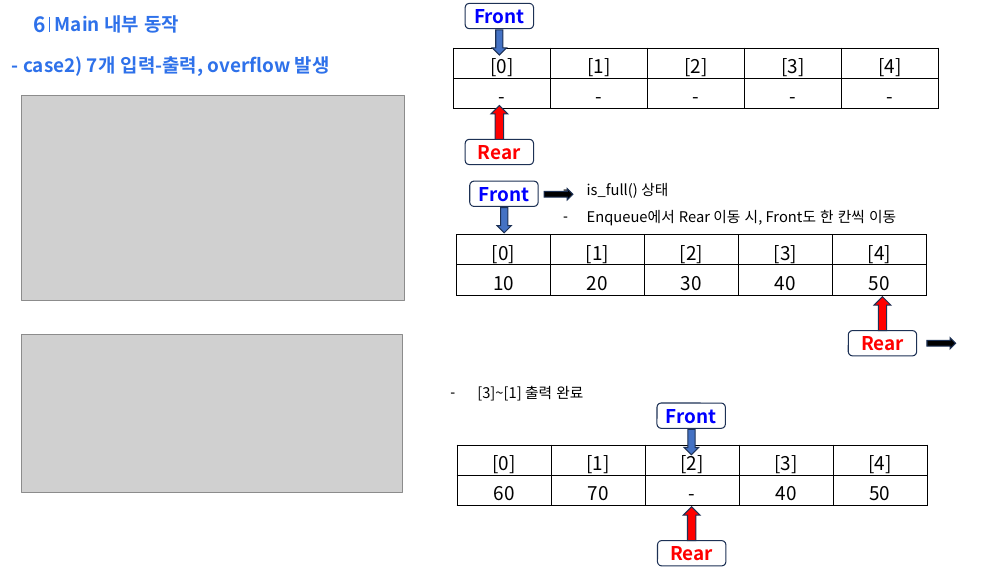
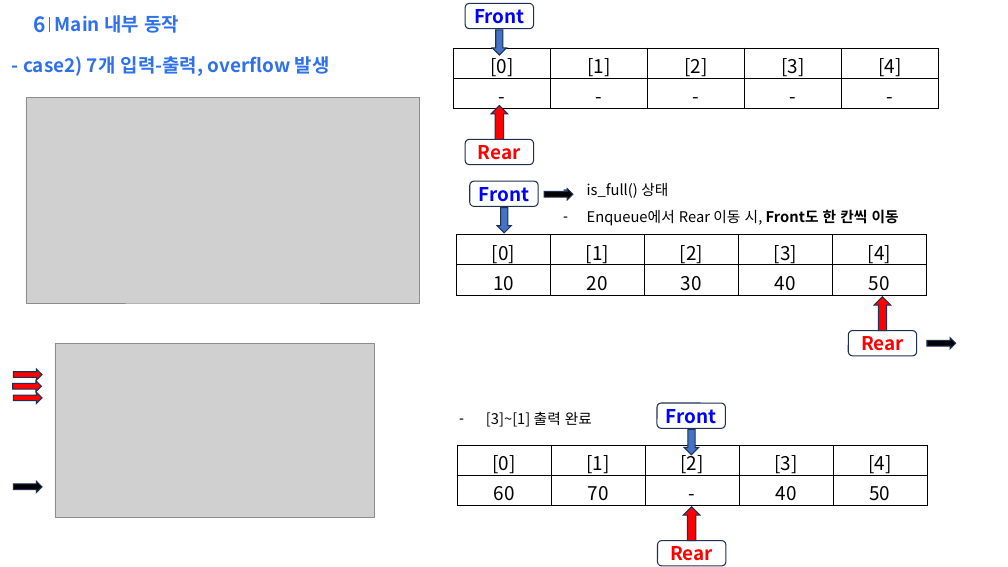
Before and after one commit to qfe051/L412_SelfTest_1_19, a slide deck: slide 11 of 21_c_study/example/ring_buf/ring_buffer.pptx. Drawn at 1008x567 pixels with LibreOffice and Linux fonts; fonts in the diff are those of the drawing; grey boxes stand for pictures; background and template pictures are left out. Boxes give left, top, right and bottom in pixels: in the first picture for what was removed or moved away, otherwise in the second. Text is boxed around its words. In the diff, an @@ line names an element or a change of style, - is before the commit and + after.

```diff
--- a/21_c_study/example/ring_buf/ring_buffer.pptx
+++ b/21_c_study/example/ring_buf/ring_buffer.pptx
@@ picture: place and size @@
-picture at [22,95,405,300]
+picture at [26,97,420,302]
@@ text at [587,209,899,226]: bold on in "Front도 한 칸씩 이동" @@
@@ picture: place and size @@
-picture at [22,335,403,492]
+picture at [55,343,374,517]
@@ right arrow added at [13,380,42,392], fill #FF0000, outline #1E3256 1 pt @@
@@ right arrow added at [14,369,42,380], fill #FF0000, outline #1E3256 1 pt @@
@@ right arrow added at [14,392,42,404], fill #FF0000, outline #1E3256 1 pt @@
@@ text "[3]~[1] 출력 완료": place and size @@
-text "[3]~[1] 출력 완료" at [477,385,583,401]
+text "[3]~[1] 출력 완료" at [486,411,592,427]
@@ right arrow added at [14,481,42,492], fill #000000, outline #1E3256 1 pt @@
```
Also in this commit, not shown: 6 other slides changed, 3 other files.
